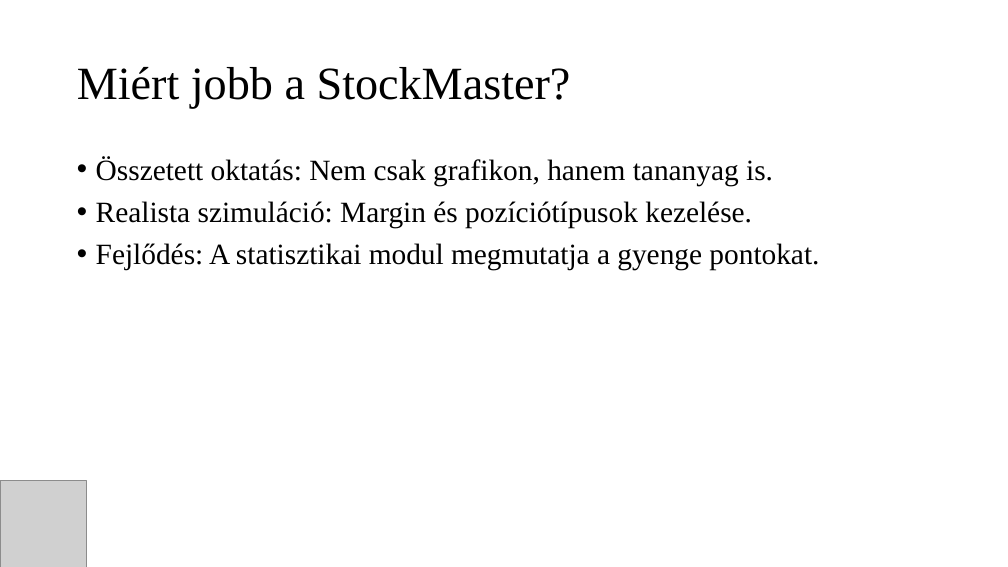
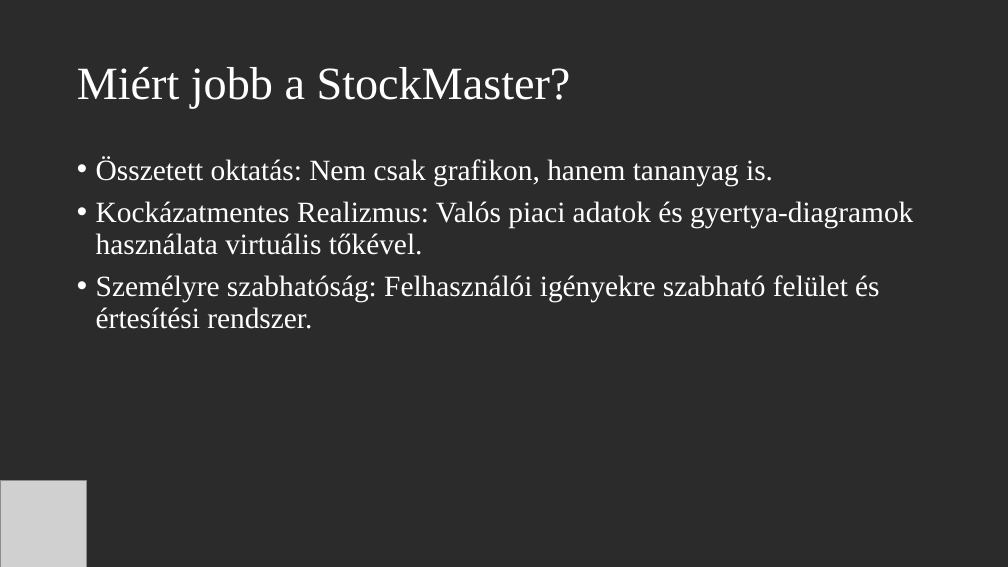
Before and after one commit to ZsigoRobert0/13_S2_3_vizsgaremek, a slide deck: slide 12 of Dokumentáció/StockMaster_Prezentacio.pptx. Drawn at 1008x567 pixels with LibreOffice and Linux fonts; fonts in the diff are those of the drawing; grey boxes stand for pictures; background and template pictures are left out; a plain dark background stands for a picture behind light text. Boxes give left, top, right and bottom in pixels: in the first picture for what was removed or moved away, otherwise in the second. Text is boxed around its words. In the diff, an @@ line names an element or a change of style, - is before the commit and + after.

```diff
--- a/Dokumentáció/StockMaster_Prezentacio.pptx
+++ b/Dokumentáció/StockMaster_Prezentacio.pptx
@@ background #FFFFFF to picture (left out) @@
@@ title "Miért jobb a StockMaster?" at box(77, 67, 571, 109): text colour #000000 to #FFFFFF @@
@@ text at box(96, 157, 773, 186): text colour #000000 to #FFFFFF in "Összetett oktatás: Nem csak grafikon, hanem tananyag ..." @@
@@ text at box(96, 201, 913, 329): text changed; text colour #000000 to #FFFFFF @@
-• Realista szimuláció: Margin és pozíciótípusok kezelése.
-• Fejlődés: A statisztikai modul megmutatja a gyenge pontokat.
+• Kockázatmentes Realizmus: Valós piaci adatok és gyertya-diagramok használata virtuális tőkével.
+• Személyre szabhatóság: Felhasználói igényekre szabható felület és értesítési rendszer.
```
Also in this commit, not shown: 10 other slides changed, 2 slides added, 2 slides removed.
